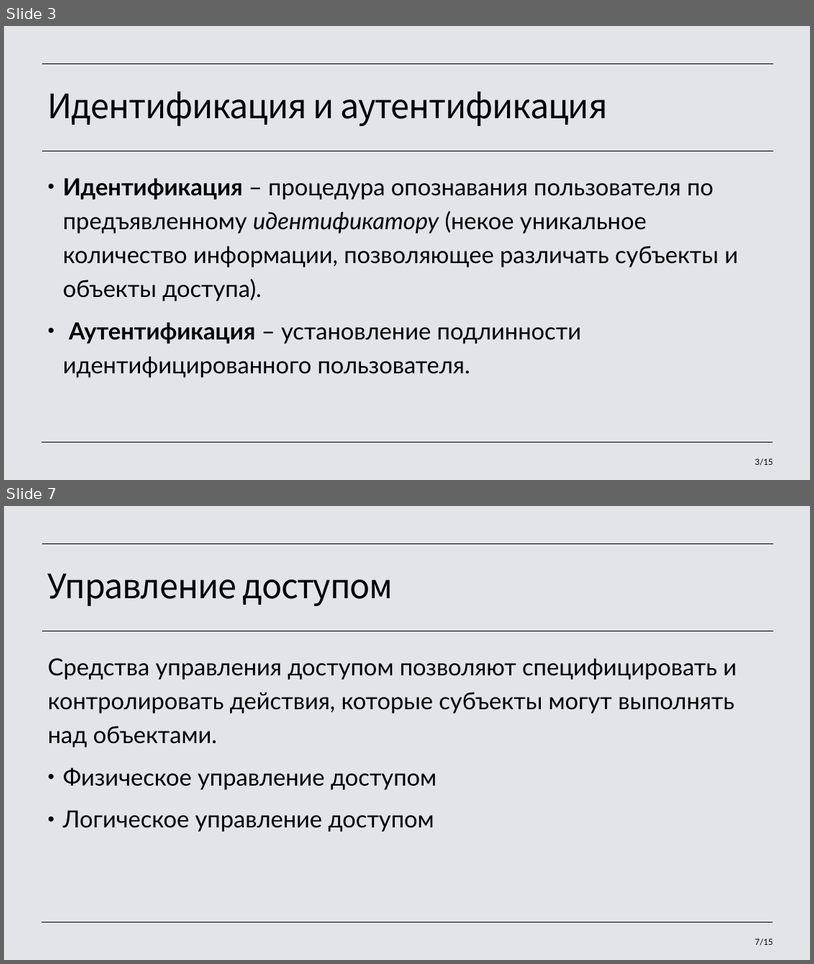
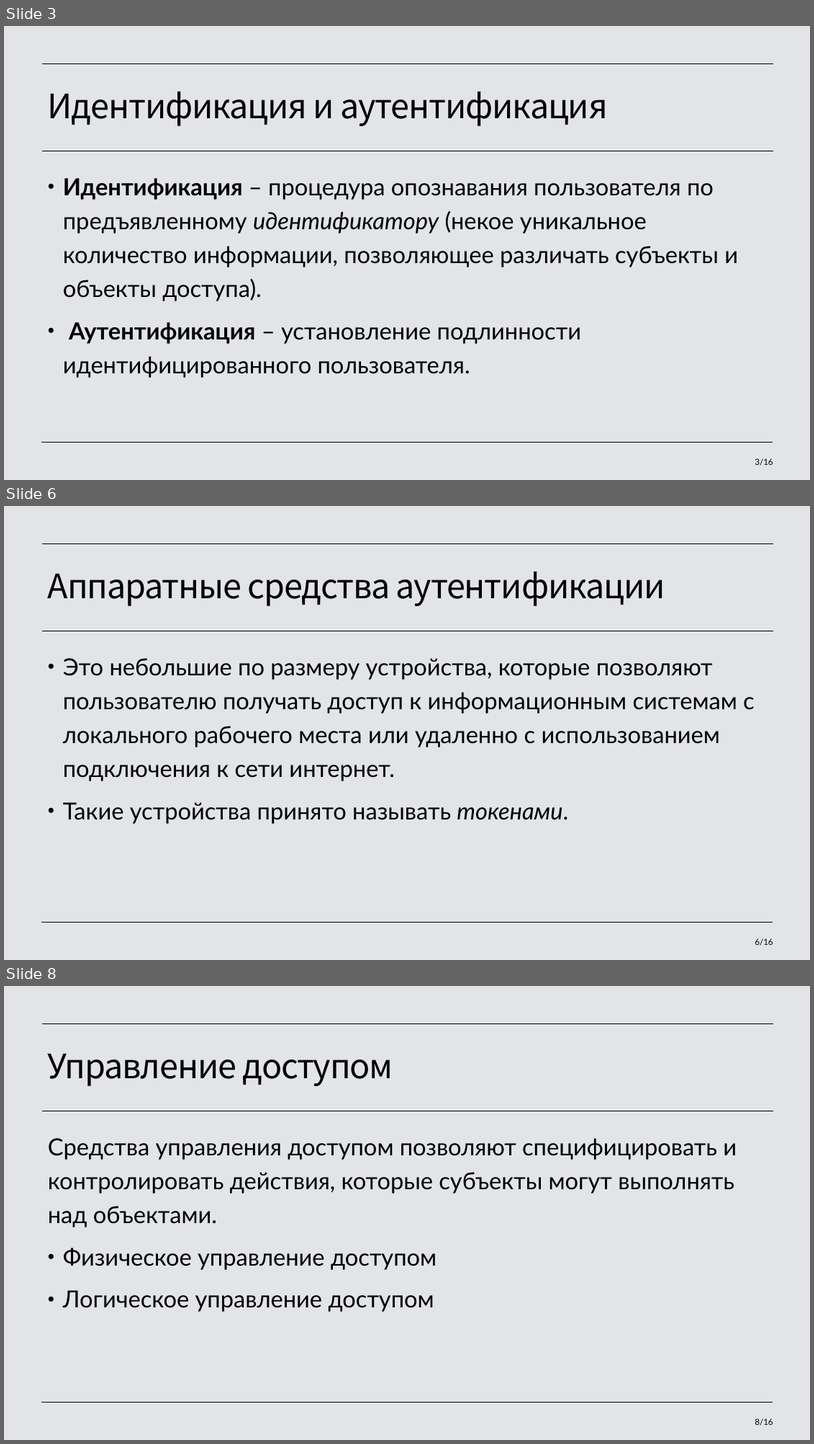
Before and after one commit to LiliyaPonomareva/Information-Security, a slide deck: paper/Идентификация и аутентификация, управление доступом.pptx. Shown one above the other, each under a label of ours: slides 3 and 7 before the commit, slides 3, 6 and 8 after it; the slides between them are not shown. The pictures are 814x964 and 814x1444 pixels, drawn with LibreOffice and Linux fonts; fonts in the diff are those of the drawing. Boxes give left, top, right and bottom in pixels: in the first picture for what was removed or moved away, otherwise in the second. Text is boxed around its words. In the diff, an @@ line names an element or a change of style, - is before the commit and + after.

```diff
--- a/paper/Идентификация и аутентификация, управление доступом.pptx
+++ b/paper/Идентификация и аутентификация, управление доступом.pptx
@@ slide 6 added at [4,506,810,960], background #E2E4E8; not listed: 3 template elements that a slide beside it also shows @@
@@ title added at [48,572,666,606], 40 pt, text #000000 @@
+Аппаратные средства аутентификации
@@ text added at [63,658,755,824], 28 pt, text #000000 @@
+• Это небольшие по размеру устройства, которые позволяют пользователю получать доступ к информационным системам с локального рабочего места или удаленно с использованием подключения к сети интернет.
+• Такие устройства принято называть токенами.
@@ page number added at [755,938,773,945], 10 pt, text #000000 @@
+6/16
@@ page number at [755,458,773,465]: text changed @@
-3/15
+3/16
@@ what was slide 7 is now slide 8 @@
@@ page number at [755,1418,773,1425]: text changed @@
-7/15
+8/16
```
Also in this commit, not shown: 10 slides changed, 35 other files.
